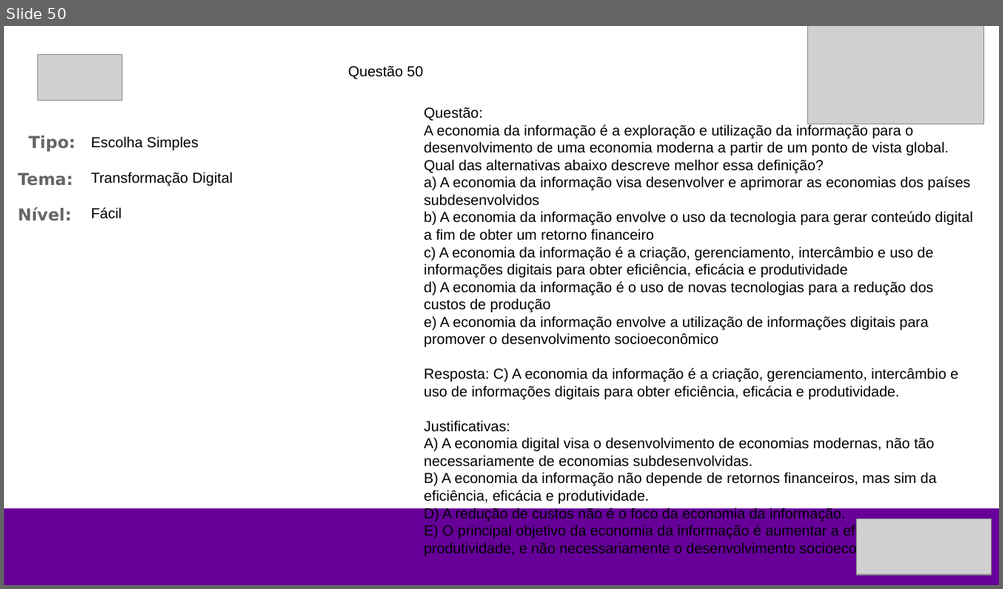
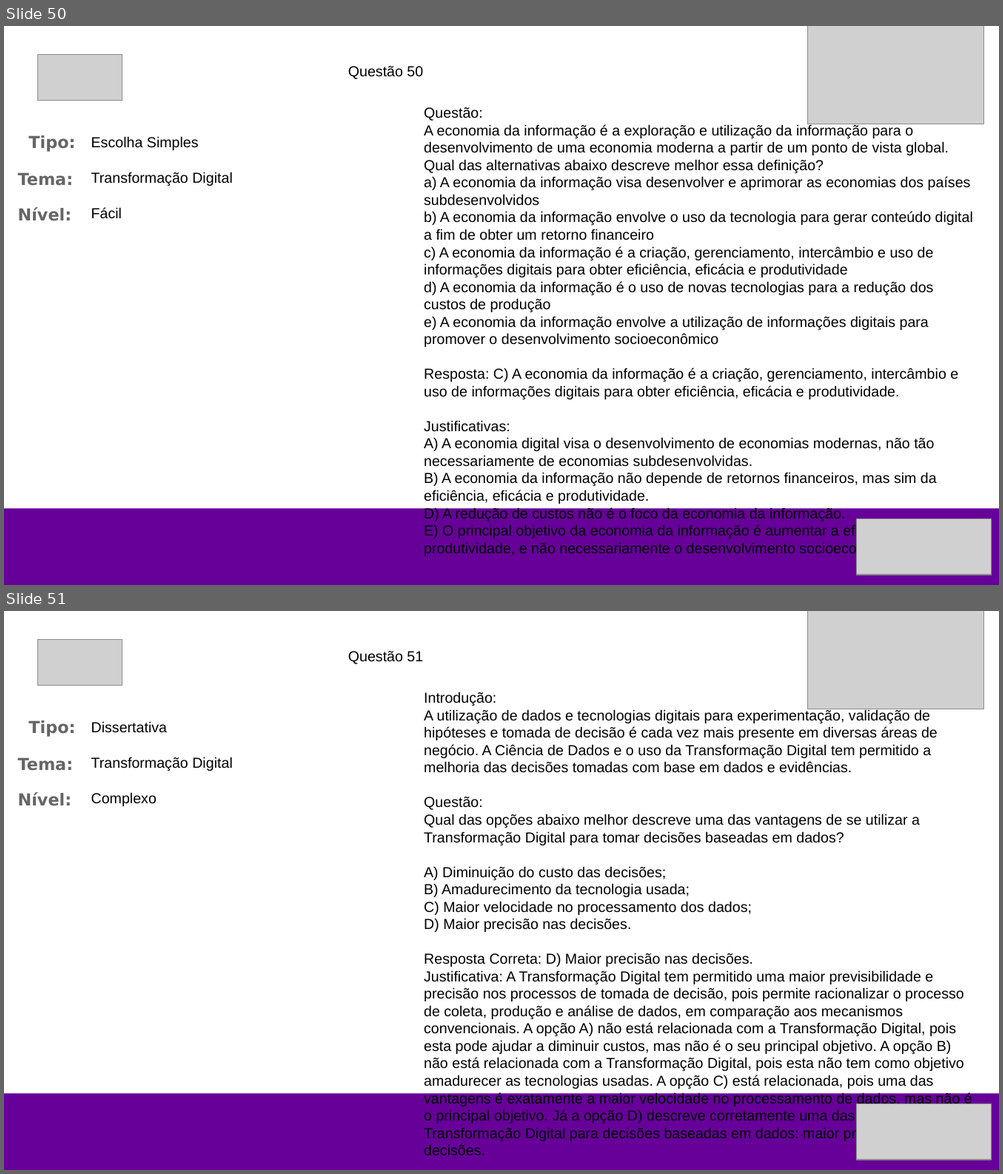
Before and after one commit to wvcode/ds-kbd, a slide deck: questoes.pptx. Shown one above the other, each under a label of ours: slide 50 before the commit, slides 50 and 51 after it. The pictures are 1003x589 and 1003x1174 pixels, drawn with LibreOffice and Linux fonts; fonts in the diff are those of the drawing; grey boxes stand for pictures. Boxes give left, top, right and bottom in pixels: in the first picture for what was removed or moved away, otherwise in the second. Text is boxed around its words. In the diff, an @@ line names an element or a change of style, - is before the commit and + after.

Commit message:
fix: prompt para completar lacunas

```diff
--- a/questoes.pptx
+++ b/questoes.pptx
@@ slide 51 added at [4, 611, 999, 1170], background #FFFFFF @@
@@ picture added at [807, 611, 983, 709] @@
@@ picture added at [37, 639, 122, 686] @@
@@ text added at [348, 651, 423, 664], 14 pt, text #000000 @@
+Questão 51
@@ text added at [424, 692, 972, 1156], 14 pt, text #000000 @@
+Introdução:
+A utilização de dados e tecnologias digitais para experimentação, validação de hipóteses e tomada de decisão é cada vez mais presente em diversas áreas de negócio. A Ciência de Dados e o uso da Transformação Digital tem permitido a melhoria das decisões tomadas com base em dados e evidências.
+Questão:
+Qual das opções abaixo melhor descreve uma das vantagens de se utilizar a Transformação Digital para tomar decisões baseadas em dados?
+A) Diminuição do custo das decisões;
+B) Amadurecimento da tecnologia usada;
+C) Maior velocidade no processamento dos dados;
+D) Maior precisão nas decisões.
+Resposta Correta: D) Maior precisão nas decisões.
+Justificativa: A Transformação Digital tem permitido uma maior previsibilidade e precisão nos processos de tomada de decisão, pois permite racionalizar o processo de coleta, produção e análise de dados, em comparação aos mecanismos convencionais. A opção A) não está relacionada com a Transformação Digital, pois esta pode ajudar a diminuir custos, mas não é o seu principal objetivo. A opção B) não está relacionada com a Transformação Digital, pois esta não tem como objetivo amadurecer as tecnologias usadas. A opção C) está relacionada, pois uma das vantagens é exatamente a maior velocidade no processamento de dados, mas não é o principal objetivo. Já a opção D) descreve corretamente uma das vantagens da Transformação Digital para decisões baseadas em dados: maior precisão nas decisões.
@@ text added at [28, 721, 75, 737], 16 pt, text #666666, bold @@
+Tipo:
@@ text added at [91, 721, 167, 733], 14 pt, text #000000 @@
+Dissertativa
@@ text added at [18, 758, 74, 771], 16 pt, text #666666, bold @@
+Tema:
@@ text added at [91, 757, 233, 771], 14 pt, text #000000 @@
+Transformação Digital
@@ text added at [18, 792, 72, 806], 16 pt, text #666666, bold @@
+Nível:
@@ text added at [91, 792, 156, 806], 14 pt, text #000000 @@
+Complexo
@@ rectangle added at [4, 1093, 999, 1170], fill #660099 @@
@@ picture added at [856, 1104, 991, 1160] @@
```
Also in this commit, not shown: 1 other slide added, 3 other files.
